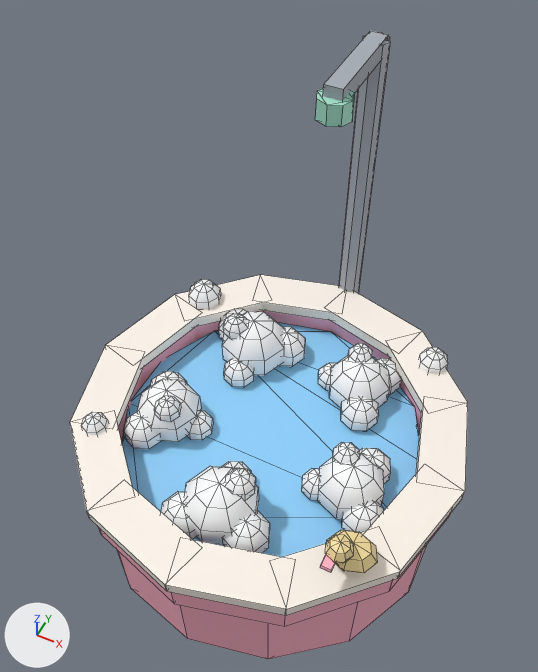
The FBX model assets/clean-a-cat/exports/CleanACat_Station_BubbleBath.fbx, before and after one commit.
Rendered twice from a 50 mm camera at (0.0204, -0.0413, 0.0812) aimed at (-0.0015, 0.0026, 0.0264). The lights are fixed; the arrows at lower left show +X, +Y and +Z. The older version comes first. Mesh edges are drawn as thin lines. Where no turn or scale is listed for an object, it has been applied to the vertices.

The scene before the commit, as lines of its bpy script (objects in view):
```python
me_cleanacat_station_bubblebath_foam = bpy.data.meshes.new('CleanACat_Station_BubbleBath_Foam')
me_cleanacat_station_bubblebath_foam.from_pydata(...)  # 952 vertices, 1120 faces; spans x -0.0168..0.0149, y -0.0157..0.0156, z 0.0122..0.0209
me_cleanacat_station_bubblebath_foam.materials.append(mat_cleanacat_palette)
me_cleanacat_station_bubblebath_spout = bpy.data.meshes.new('CleanACat_Station_BubbleBath_Spout')
me_cleanacat_station_bubblebath_spout.from_pydata(...)  # an 8-sided cylinder along z spanning x -0.0017..0.0017, y -0.0017..0.0017, z -0.001..0.001
me_cleanacat_station_bubblebath_spout.materials.append(mat_cleanacat_palette)
me_cleanacat_station_bubblebath_water = bpy.data.meshes.new('CleanACat_Station_BubbleBath_Water')
me_cleanacat_station_bubblebath_water.from_pydata(...)  # a 14-sided cylinder along z spanning x -0.0159..0.0159, y -0.0163..0.0163, z 0.013..0.0142
me_cleanacat_station_bubblebath_water.materials.append(mat_cleanacat_palette)
# before: 1 (0.0, 0.0163, 0.0142) at pixel (331, 331), 3 (0.0071, 0.0147, 0.0142), 5 (0.0127, 0.0102, 0.0142), 7 (0.0159, 0.0036, 0.0142), 9 (0.0159, -0.0036, 0.0142)
# before: 11 (0.0127, -0.0102, 0.0142), 13 (0.0071, -0.0147, 0.0142), 15 (0.0, -0.0163, 0.0142), 17 (-0.0071, -0.0147, 0.0142), 19 (-0.0127, -0.0102, 0.0142)
# before: 21 (-0.0159, -0.0036, 0.0142), 23 (-0.0159, 0.0036, 0.0142), 25 (-0.0127, 0.0102, 0.0142) at pixel (214, 330), 27 (-0.0071, 0.0147, 0.0142)
ob_cleanacat_station_bubblebath_foam = bpy.data.objects.new('CleanACat_Station_BubbleBath_Foam', me_cleanacat_station_bubblebath_foam)
ob_cleanacat_station_bubblebath_foam.location = (0.0, 0.0, 0.0)
ob_cleanacat_station_bubblebath_spout = bpy.data.objects.new('CleanACat_Station_BubbleBath_Spout', me_cleanacat_station_bubblebath_spout)
ob_cleanacat_station_bubblebath_spout.location = (0.0, 0.012, 0.047)
ob_cleanacat_station_bubblebath_water = bpy.data.objects.new('CleanACat_Station_BubbleBath_Water', me_cleanacat_station_bubblebath_water)
ob_cleanacat_station_bubblebath_water.location = (0.0, 0.0, 0.0)
# also in view: 'CleanACat_Station_BubbleBath' at (0.0, 0.0009, 0.0245)
```
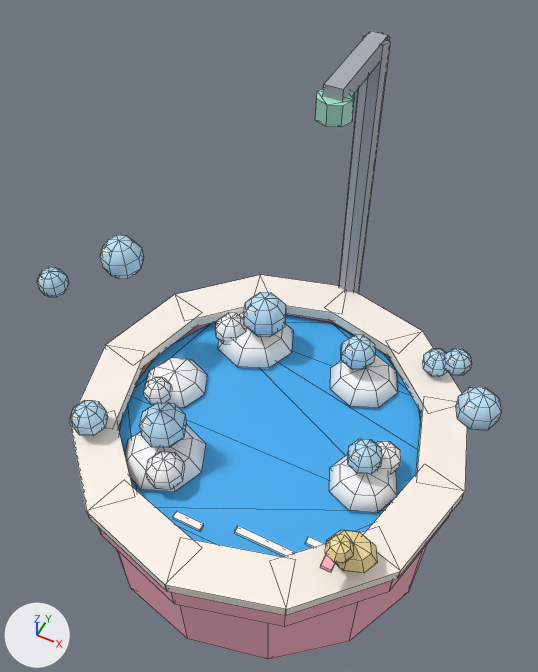
Changed parts and their boxes [x1, y1, x2, y2] in the pictures (538 x 672 px; the box of a moved part takes in the faces that stretch with it):
'CleanACat_Station_BubbleBath_Water', reshaped
    before: [122, 322, 419, 557]
    after: [120, 315, 420, 557]
'CleanACat_Station_BubbleBath_Foam', reshaped (25% narrower, 27% shorter)
    before: [81, 279, 448, 553]
    after: [125, 312, 401, 513]
'CleanACat_Station_BubbleBath_Bubbles', added
    after: [37, 235, 501, 474]
part 1 of me_cleanacat_station_bubblebath_water, added
    after: [234, 526, 295, 556]
part 2 of me_cleanacat_station_bubblebath_water, added
    after: [305, 536, 324, 547]
part 3 of me_cleanacat_station_bubblebath_water, added
    after: [173, 511, 204, 531]
part 4 of me_cleanacat_station_bubblebath_water, moved or reshaped
    before: [122, 322, 419, 557]
    after: [120, 315, 420, 557]
part 5 of me_cleanacat_station_bubblebath_foam, added
    after: [218, 312, 293, 369]
part 6 of me_cleanacat_station_bubblebath_foam, moved or reshaped
    before: [189, 279, 220, 309]
    after: [215, 313, 246, 345]
part 7 of me_cleanacat_station_bubblebath_foam, added
    after: [330, 354, 398, 408]
part 8 of me_cleanacat_station_bubblebath_foam, moved or reshaped (not visible afterwards)
    before: [318, 363, 336, 391]
part 9 of me_cleanacat_station_bubblebath_foam, added
    after: [146, 358, 208, 408]
part 10 of me_cleanacat_station_bubblebath_foam, added
    after: [143, 377, 172, 404]
part 11 of me_cleanacat_station_bubblebath_foam, added
    after: [125, 424, 206, 492]
part 12 of me_cleanacat_station_bubblebath_foam, added
    after: [146, 451, 185, 490]
part 13 of me_cleanacat_station_bubblebath_foam, added
    after: [329, 454, 397, 513]
part 14 of me_cleanacat_station_bubblebath_foam, moved or reshaped
    before: [302, 468, 319, 501]
    after: [376, 441, 401, 475]
part 15 of me_cleanacat_station_bubblebath_foam, deleted
    before: [81, 309, 448, 553]

What changed in the scene script:
```text
Change me_cleanacat_station_bubblebath_foam:
    remove me_cleanacat_station_bubblebath_foam.from_pydata(...)  # 952 vertices, 1120 faces; spans x -0.0168..0.0149, y -0.0157..0.0156, z 0.0122..0.0209
    add me_cleanacat_station_bubblebath_foam.from_pydata(...)  # 300 vertices, 360 faces; spans x -0.0153..0.015, y -0.0131..0.0142, z 0.0137..0.0198
    me_cleanacat_station_bubblebath_foam part 5: a new loose piece, a UV sphere (8 segments, 4 rings, poles along z) spanning x -0.0113..-0.0021, y 0.005..0.0142, z 0.0137..0.0188, in mat_cleanacat_palette
    me_cleanacat_station_bubblebath_foam part 6: the loose piece of 34 vertices spanning x -0.0164..-0.0126, y 0.0096..0.0134, z 0.0162..0.0202 is moved by (0.0053, -0.0031, -0.0004)
    me_cleanacat_station_bubblebath_foam part 7: a new loose piece, a UV sphere (8 segments, 4 rings, poles along z) spanning x 0.0027..0.0107, y 0.0056..0.0136, z 0.014..0.0184, in mat_cleanacat_palette
    me_cleanacat_station_bubblebath_foam part 8: the loose piece of 34 vertices spanning x 0.0015..0.0047, y 0.0076..0.0109, z 0.0133..0.0168 is moved by (0.0017, 0.0023, 0.0026)
    me_cleanacat_station_bubblebath_foam part 9: a new loose piece, a UV sphere (8 segments, 4 rings, poles along z) spanning x -0.0153..-0.0081, y -0.0036..0.0036, z 0.0142..0.0181, in mat_cleanacat_palette
    me_cleanacat_station_bubblebath_foam part 10: a new loose piece, a UV sphere (8 segments, 5 rings, poles along z) spanning x -0.0137..-0.0107, y -0.0042..-0.0012, z 0.0159..0.0191, in mat_cleanacat_palette
    me_cleanacat_station_bubblebath_foam part 11: a new loose piece, a UV sphere (8 segments, 4 rings, poles along z) spanning x -0.0122..-0.0034, y -0.0131..-0.0043, z 0.0138..0.0187, in mat_cleanacat_palette
    me_cleanacat_station_bubblebath_foam part 12: a new loose piece, a UV sphere (8 segments, 5 rings, poles along z) spanning x -0.008..-0.0042, y -0.0128..-0.009, z 0.0158..0.0198, in mat_cleanacat_palette
    me_cleanacat_station_bubblebath_foam part 13: a new loose piece, a UV sphere (8 segments, 4 rings, poles along z) spanning x 0.0078..0.015, y -0.006..0.0012, z 0.0142..0.0181, in mat_cleanacat_palette
    me_cleanacat_station_bubblebath_foam part 14: the loose piece of 34 vertices spanning x 0.0056..0.0089, y -0.0058..-0.0025, z 0.0133..0.0168 is moved by (0.0052, 0.0043, 0.0026)
    me_cleanacat_station_bubblebath_foam part 15: 25 loose pieces with 850 vertices, spanning x -0.0168..0.0149, y -0.0157..0.0156, z 0.0122..0.0209, are deleted
Change me_cleanacat_station_bubblebath_water:
    verts and faces of me_cleanacat_station_bubblebath_water; kept vertices keep their numbers, new ones are numbered from 28
    remove me_cleanacat_station_bubblebath_water.from_pydata(...)  # 28 vertices, 38 faces; spans x -0.0159..0.0159, y -0.0163..0.0163, z 0.013..0.0142
    add me_cleanacat_station_bubblebath_water.from_pydata(...)  # 52 vertices, 56 faces; spans x -0.0159..0.0159, y -0.0163..0.0163, z 0.013..0.0161
    me_cleanacat_station_bubblebath_water part 1: a new loose piece, a box spanning x 0.0025..0.0085, y -0.01285..-0.01215, z 0.01566..0.01606, in mat_cleanacat_palette
    me_cleanacat_station_bubblebath_water part 2: a new loose piece, a box spanning x 0.009..0.012, y -0.01085..-0.01015, z 0.01566..0.01606, in mat_cleanacat_palette
    me_cleanacat_station_bubblebath_water part 3: a new loose piece, a box spanning x -0.0035..-0.0005, y -0.01415..-0.01345, z 0.01566..0.01606, in mat_cleanacat_palette
    me_cleanacat_station_bubblebath_water part 4
    add for i in [1, 3, 5, 7, 9, 11, 13, 15, 17, 19, 21, 23, 25, 27]: verts[i] += (0.0, 0.0, 0.0016)
Add ob_cleanacat_station_bubblebath_bubbles:
    ob_cleanacat_station_bubblebath_bubbles = bpy.data.objects.new('CleanACat_Station_BubbleBath_Bubbles', me_cleanacat_station_bubblebath_bubbles)  # 420 vertices, 460 faces; spans x -0.0212..0.0212, y -0.0118..0.0145, z 0.0176..0.0388
    ob_cleanacat_station_bubblebath_bubbles.location = (0.0, 0.0, 0.0)
```
